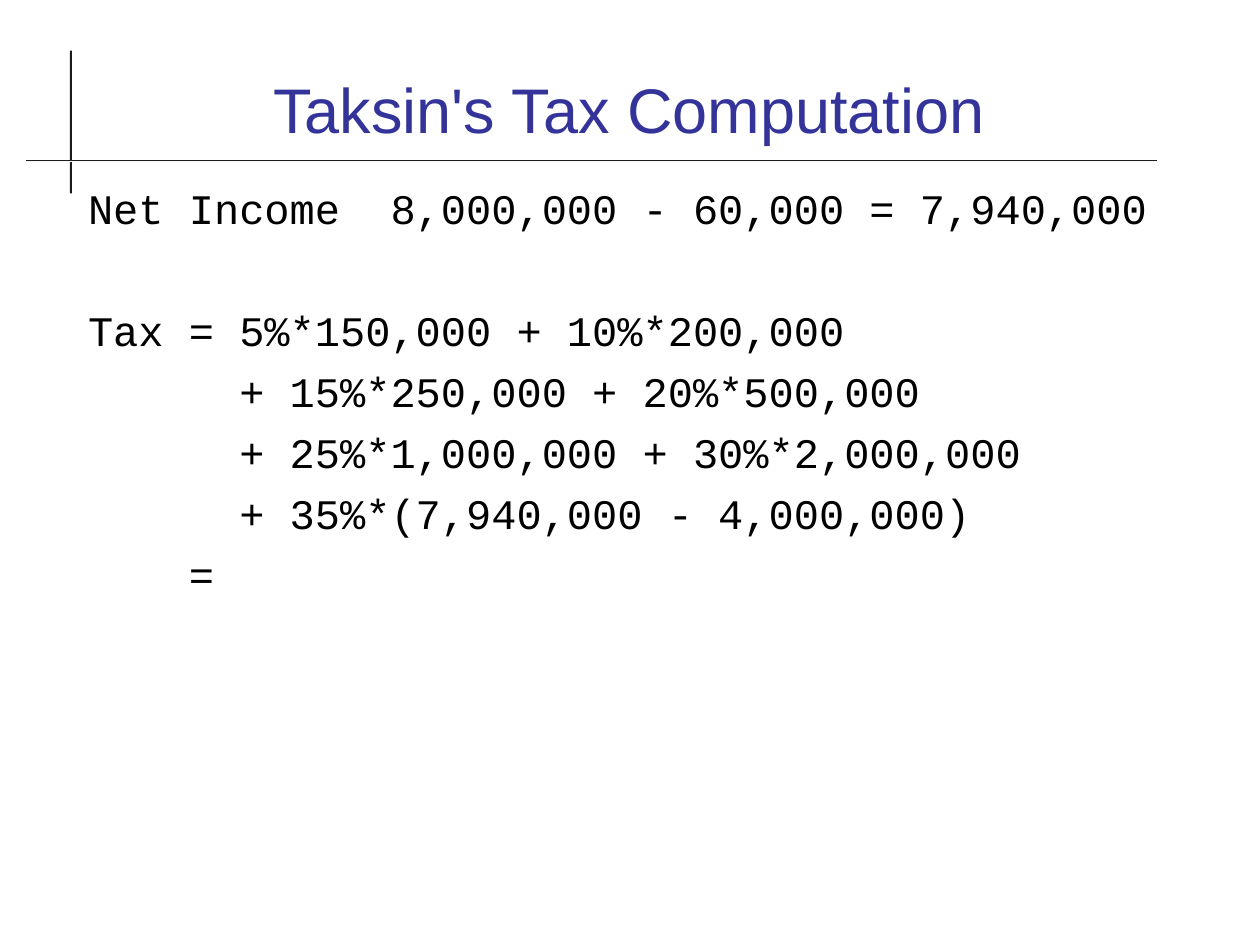
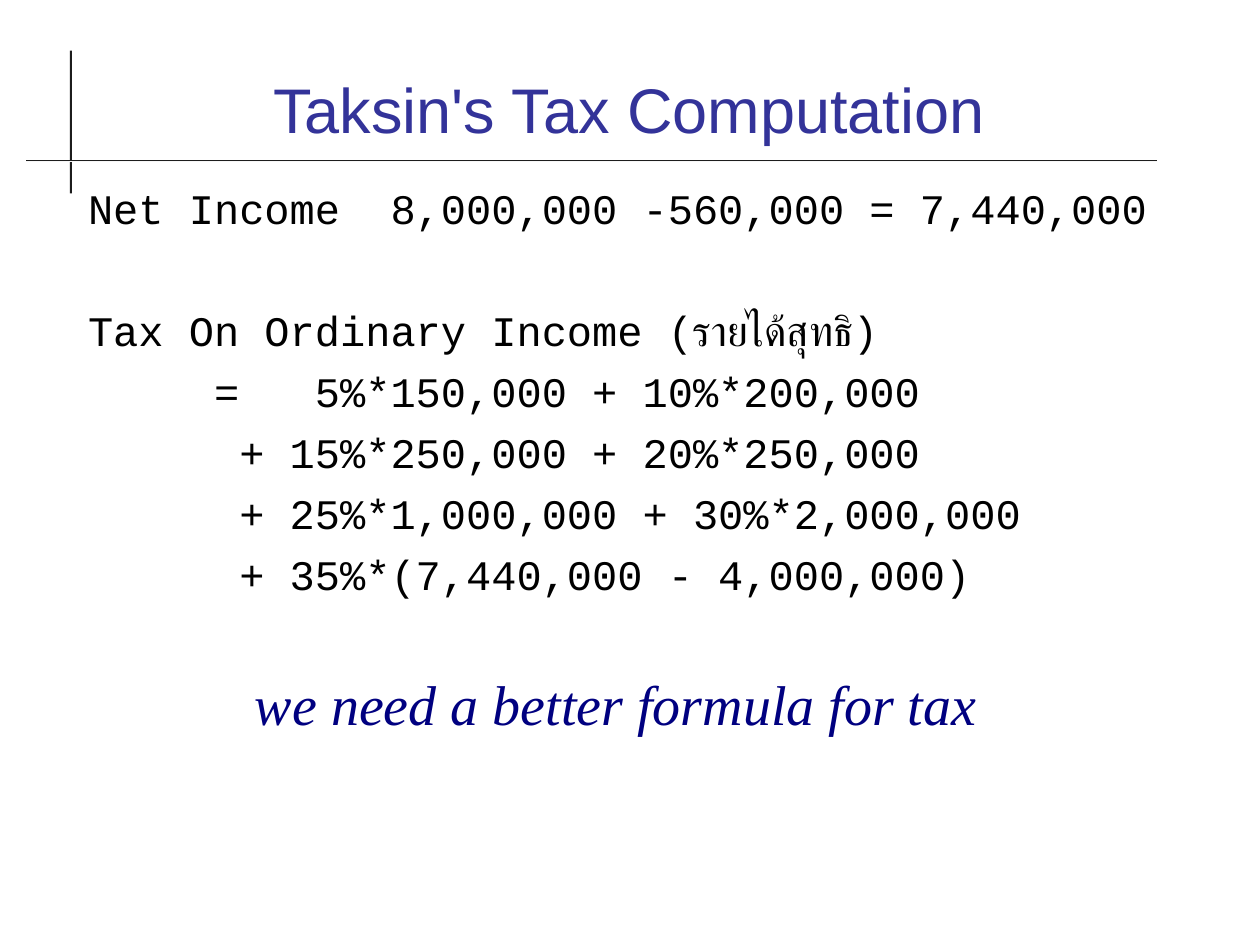
Before and after one commit to cpske/ISP, a slide deck: slide 15 of review/Week13-2022 Review Agile and Thai Tax.odp. Drawn at 1260x945 pixels with LibreOffice and Linux fonts; fonts in the diff are those of the drawing. Boxes give left, top, right and bottom in pixels: in the first picture for what was removed or moved away, otherwise in the second. Text is boxed around its words. In the diff, an @@ line names an element or a change of style, - is before the commit and + after.

```diff
--- a/review/Week13-2022 Review Agile and Thai Tax.odp
+++ b/review/Week13-2022 Review Agile and Thai Tax.odp
@@ text at (88, 196, 1147, 476): text changed @@
-Net Income 8,000,000 - 60,000 = 7,940,000
-Tax = 5%*150,000 + 10%*200,000
-+ 15%*250,000 + 20%*500,000
+Net Income 8,000,000 -560,000 = 7,440,000
+Tax On Ordinary Income (รายได้สุทธิ)
+= 5%*150,000 + 10%*200,000
++ 15%*250,000 + 20%*250,000
@@ text at (255, 559, 976, 736): text changed @@
-+ 35%*(7,940,000 - 4,000,000)
-=
++ 35%*(7,440,000 - 4,000,000)
+we need a better formula for tax
```
Also in this commit, not shown: 4 other slides changed, 4 slides added, 1 slide removed, 2 other files.
